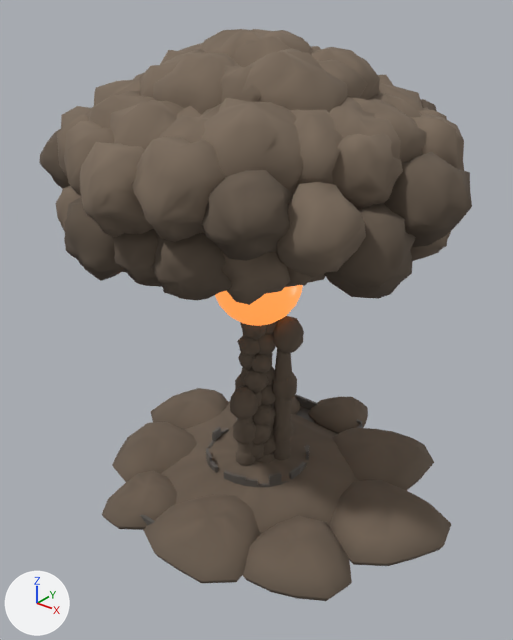
The glTF model assets/maps/reactor_site/glb/torus_cloud_1.glb, before and after one commit.
Camera for both pictures: a 50 mm camera at (170.0, -213.0, 212.0) aimed at (4.0, -6.0, 84.0). Lighting does not change. The marker at lower left points along +X, +Y and +Z. The older version comes first. Both versions are drawn at frame 88 of the action 'MushroomCloudOnce'; the numbers are the values there. Vertices at exactly the same position are counted once.

The first picture shows 'piece_reactor_cap_cloud_nocol', 'piece_reactor_front_dust_nocol', 'piece_reactor_plume_clouddark_nocol', 'piece_reactor_ring_dust_nocol', 'piece_reactor_stem_clouddark_nocol', 'piece_reactor_torus_00_clouddark_nocol', 'piece_reactor_torus_15_cloud_nocol', 'piece_reactor_torus_16_cloud_nocol', 'piece_reactor_torus_17_clouddark_nocol', 'piece_reactor_torus_18_cloud_nocol', 'piece_reactor_torus_19_cloud_nocol', 'piece_reactor_torus_19_clouddark_nocol' and 12 more.
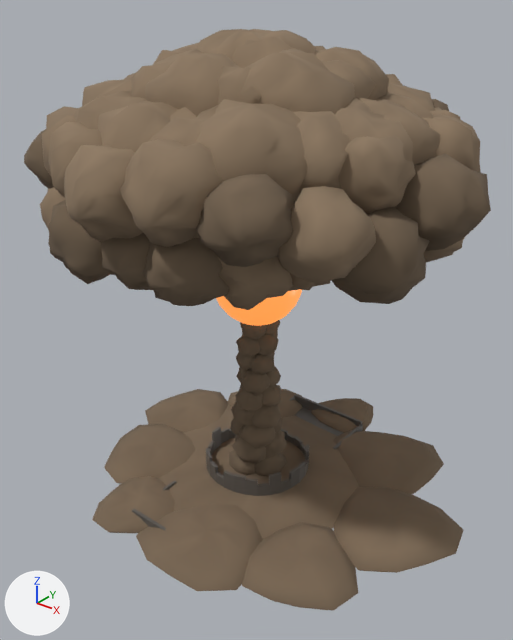
Not drawn themselves, but carrying or shaping drawn objects: ob_cap, ob_front, ob_plume, ob_ring, ob_roll, ob_stem.

What changed in the scene script:
```text
Change me_piece_reactor_stem_clouddark_nocol_mesh_001:
    used by ob_piece_reactor_stem_clouddark_nocol; parent = ob_stem; location = (0.0, 0.0, 0.0)
    remove me_piece_reactor_stem_clouddark_nocol_mesh_001.from_pydata(...)  # 2604 vertices, 5040 faces; spans x -1.19..1.41, y -1.24..1.35, z 0.01..1.01
    add me_piece_reactor_stem_clouddark_nocol_mesh_001.from_pydata(...)  # 2604 vertices, 5040 faces; spans x -2.69..2.81, y -2.64..2.77, z 0.01..1.01
    me_piece_reactor_stem_clouddark_nocol_mesh_001 part 1: the loose piece of 62 vertices spanning x -0.26..0.9, y -0.56..0.58, z 0.01..0.11 is scaled about the mesh origin by (3, 3, 1)
    me_piece_reactor_stem_clouddark_nocol_mesh_001 part 2: the loose piece of 62 vertices spanning x -0.78..0.38, y -0.88..0.4, z 0.01..0.11 is scaled about the mesh origin by (3, 3, 1)
    me_piece_reactor_stem_clouddark_nocol_mesh_001 part 3: the loose piece of 62 vertices spanning x -0.35..0.86, y -0.33..0.74, z 0.08..0.18 is scaled about the mesh origin by (3, 3, 1)
    me_piece_reactor_stem_clouddark_nocol_mesh_001 part 4: the loose piece of 62 vertices spanning x -0.5..0.54, y -0.87..0.25, z 0.08..0.18 is scaled about the mesh origin by (3, 3, 1)
    me_piece_reactor_stem_clouddark_nocol_mesh_001 part 5: the loose piece of 62 vertices spanning x -0.44..0.67, y -0.22..0.87, z 0.15..0.24 is multiplied about its middle by the matrix ((2.984, 0.0, -0.053), (0.0, 2.984, -0.162), (0.0, 0.0, 1.0)), then moved by (0.22, 0.64, 0.0)
    me_piece_reactor_stem_clouddark_nocol_mesh_001 part 6: the loose piece of 62 vertices spanning x -0.9..0.29, y -0.64..0.46, z 0.15..0.24 is multiplied about its middle by the matrix ((2.984, 0.0, 0.163), (0.0, 2.984, 0.033), (0.0, 0.0, 1.0)), then moved by (-0.6, -0.18, 0.0)
    me_piece_reactor_stem_clouddark_nocol_mesh_001 part 7: the loose piece of 62 vertices spanning x -0.31..0.81, y -0.81..0.32, z 0.15..0.24 is multiplied about its middle by the matrix ((2.984, 0.0, -0.107), (0.0, 2.984, 0.12), (0.0, 0.0, 1.0)), then moved by (0.49, -0.48, 0.0)
    me_piece_reactor_stem_clouddark_nocol_mesh_001 part 8: 1674 of 2604 vertices moved; they spanned x -0.99..0.88, y -1.0..0.88, z 0.22..0.85 and now span x -2.2..2.32, y -2.17..2.28, z 0.22..0.85; mean shift (0.0, 0.0, 0.0); largest move (0.78, -0.34, 0.26) -> (2.27, -0.99, 0.26)
    other edits to the shape of me_piece_reactor_stem_clouddark_nocol_mesh_001 do not show in these pictures
Change ob_cap:
    ob_cap.scale: (70.3, 70.3, 59.4) -> (75.4, 75.4, 59.4)
Change ob_front:
    ob_front.scale: (77.4, 77.4, 13.1) -> (81.8, 81.8, 7.52)
Change ob_plume:
    ob_plume.scale: (15.6, 15.6, 101.0) -> (6.85, 6.85, 101.0)
Change ob_ring:
    ob_ring.scale: (53.8, 53.8, 16.1) -> (53.9, 53.9, 8.88)
Change ob_roll:
    ob_roll.scale: (59.7, 59.7, 56.0) -> (63.9, 63.9, 56.0)
Change ob_stem:
    ob_stem.scale: (11.5, 11.5, 133.0) -> (5.04, 5.04, 133.0)
```

Location of each change, [x1, y1, x2, y2] in pixels of the pictures (513 x 640 px; the box of a moved part takes in the faces that stretch with it):
'piece_reactor_front_dust_nocol', rescaled (7% wider)
    before: [102, 388, 451, 601]
    after: [92, 389, 464, 611]
'piece_reactor_cap_cloud_nocol', rescaled (8% wider)
    before: [86, 29, 426, 197]
    after: [73, 29, 440, 202]
'piece_reactor_ring_dust_nocol', rescaled
    before: [160, 402, 359, 534]
    after: [158, 405, 359, 540]
'piece_reactor_torus_16_cloud_nocol', rescaled (9% wider)
    before: [132, 137, 226, 242]
    after: [120, 139, 223, 247]
'piece_reactor_torus_18_cloud_nocol', rescaled (9% wider)
    before: [275, 182, 366, 287]
    after: [277, 186, 376, 291]
'piece_reactor_torus_17_clouddark_nocol', rescaled (10% wider)
    before: [202, 170, 292, 261]
    after: [196, 174, 295, 267]
'piece_reactor_torus_00_clouddark_nocol', rescaled (9% wider)
    before: [384, 152, 472, 247]
    after: [395, 154, 491, 251]
'piece_reactor_stem_clouddark_nocol', reshaped, rescaled
    before: [237, 321, 278, 463]
    after: [229, 320, 287, 476]
'piece_reactor_torus_15_cloud_nocol', rescaled (8% wider)
    before: [80, 142, 153, 237]
    after: [64, 145, 143, 242]
'piece_reactor_torus_19_clouddark_nocol', rescaled (8% wider)
    before: [324, 203, 416, 299]
    after: [331, 207, 430, 304]
'piece_reactor_torus_19_cloud_nocol', rescaled (10% wider)
    before: [332, 133, 403, 210]
    after: [338, 135, 416, 214]
'piece_reactor_torus_16_clouddark_nocol', rescaled (9% wider)
    before: [151, 233, 231, 300]
    after: [142, 238, 229, 306]
'piece_reactor_plume_clouddark_nocol', rescaled (mostly hidden afterwards)
    before: [230, 316, 304, 466]
    after: [267, 326, 278, 387]
'piece_reactor_torus_14_clouddark_nocol', rescaled (6% wider)
    before: [64, 197, 127, 281]
    after: [48, 200, 115, 284]
'piece_reactor_torus_01_cloud_nocol', rescaled (9% wider)
    before: [410, 113, 464, 261]
    after: [422, 114, 481, 262]
'piece_reactor_torus_17_cloud_nocol', rescaled (7% wider)
    before: [221, 251, 291, 305]
    after: [218, 257, 293, 310]
'piece_reactor_torus_14_cloud_nocol', rescaled (8% wider)
    before: [64, 121, 114, 196]
    after: [48, 122, 102, 197]
'piece_reactor_torus_15_clouddark_nocol', rescaled (8% wider)
    before: [114, 229, 163, 287]
    after: [101, 233, 154, 290]
'piece_reactor_torus_13_cloud_nocol', rescaled
    before: [55, 106, 91, 231]
    after: [40, 106, 78, 230]
'piece_reactor_torus_12_clouddark_nocol', rescaled
    before: [39, 129, 70, 189]
    after: [24, 129, 54, 189]
'piece_reactor_torus_02_cloud_nocol', rescaled (mostly hidden)
    before: [419, 107, 447, 119]
    after: [430, 107, 461, 120]
'piece_reactor_torus_03_clouddark_nocol', rescaled (mostly hidden)
    before: [420, 99, 437, 111]
    after: [432, 99, 449, 111]
part 1 of me_piece_reactor_stem_clouddark_nocol_mesh_001, moved or reshaped (mostly hidden before)
    before: [257, 453, 275, 463]
    after: [255, 452, 287, 476]
part 2 of me_piece_reactor_stem_clouddark_nocol_mesh_001, moved or reshaped (not visible before)
    after: [229, 450, 255, 475]
part 3 of me_piece_reactor_stem_clouddark_nocol_mesh_001, moved or reshaped
    before: [263, 434, 276, 456]
    after: [265, 430, 287, 459]
part 4 of me_piece_reactor_stem_clouddark_nocol_mesh_001, moved or reshaped
    before: [251, 443, 264, 461]
    after: [232, 437, 266, 464]
part 5 of me_piece_reactor_stem_clouddark_nocol_mesh_001, moved or reshaped (mostly hidden)
    before: [270, 421, 274, 434]
    after: [274, 417, 282, 435]
part 6 of me_piece_reactor_stem_clouddark_nocol_mesh_001, moved or reshaped (not visible before)
    after: [230, 417, 243, 436]
part 7 of me_piece_reactor_stem_clouddark_nocol_mesh_001, moved or reshaped
    before: [252, 423, 271, 445]
    after: [239, 425, 275, 449]
part 8 of me_piece_reactor_stem_clouddark_nocol_mesh_001, moved or reshaped
    before: [237, 321, 278, 426]
    after: [231, 320, 281, 428]
